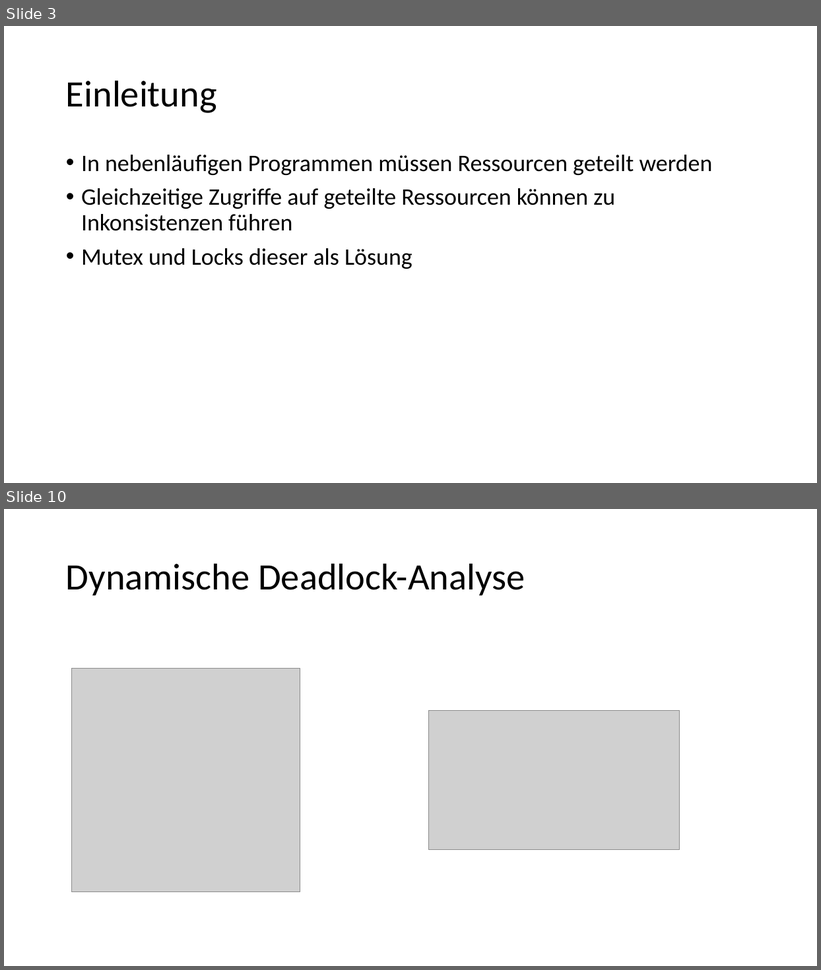
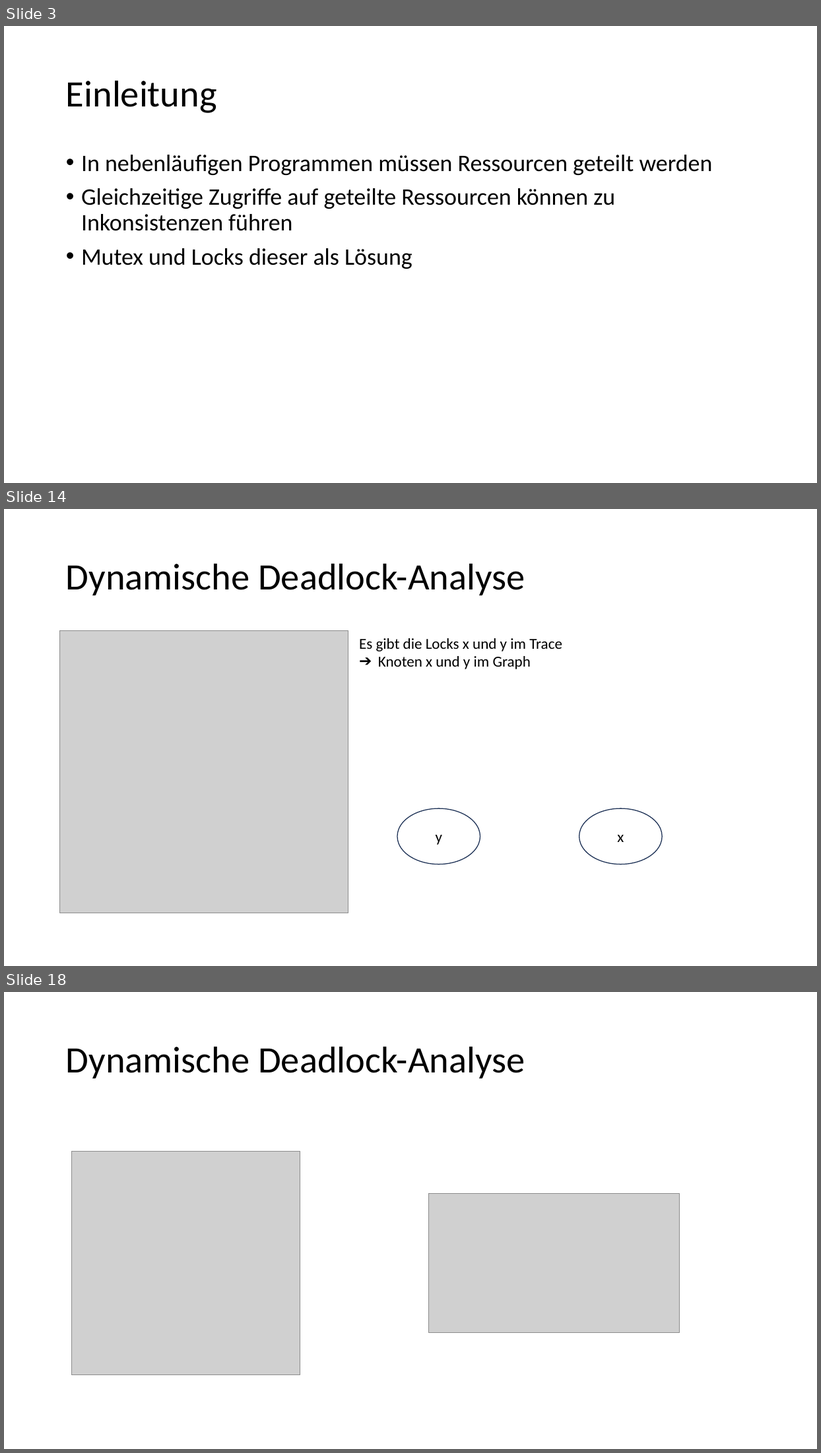
Before and after one commit to HuBaX/Seminararbeit, a slide deck: Sound Dynamic Deadlock Prediction in Linear Time.pptx. Shown one above the other, each under a label of ours: slides 3 and 10 before the commit, slides 3, 14 and 18 after it; the slides between them are not shown. The pictures are 821x970 and 821x1453 pixels, drawn with LibreOffice and Linux fonts; fonts in the diff are those of the drawing; grey boxes stand for pictures. Boxes give left, top, right and bottom in pixels: in the first picture for what was removed or moved away, otherwise in the second. Text is boxed around its words. In the diff, an @@ line names an element or a change of style, - is before the commit and + after.

```diff
--- a/Sound Dynamic Deadlock Prediction in Linear Time.pptx
+++ b/Sound Dynamic Deadlock Prediction in Linear Time.pptx
@@ slide 14 added at box(4, 509, 817, 966), background #FFFFFF @@
@@ title added at box(66, 563, 525, 595), 44 pt, text #000000 @@
+Dynamische Deadlock-Analyse
@@ picture added at box(60, 631, 349, 914) @@
@@ text added at box(359, 638, 562, 669), 18 pt, text #000000 @@
+Es gibt die Locks x und y im Trace
+➔ Knoten x und y im Graph
@@ ellipse added at box(397, 809, 481, 865), fill #FFFFFF, outline #1E3256 1 pt, 18 pt, text #000000 @@
+y
@@ ellipse added at box(580, 809, 662, 865), fill #FFFFFF, outline #1E3256 1 pt, 18 pt, text #000000 @@
+x
@@ what was slide 10 is now slide 18 @@
```
Also in this commit, not shown: 5 slides changed, 8 other slides added, 1 slide removed.
